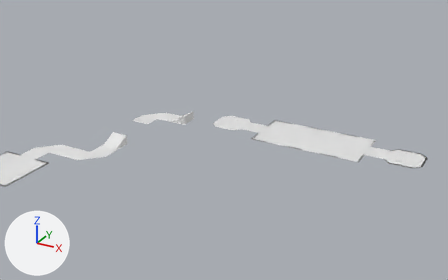
Before and after pictures for a commit that changed the FBX model StageData/Stage1/Stage_1_Ground.fbx.
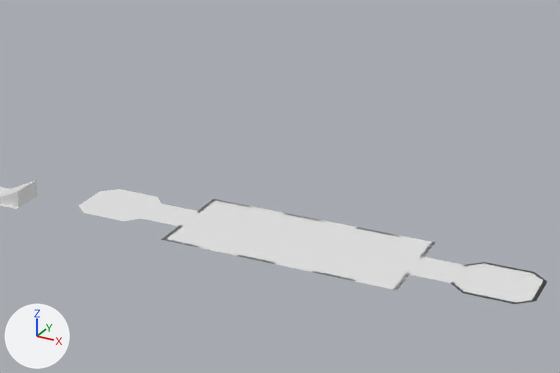
The first picture shows the older version from a 50 mm camera at (248.1, -171.6, 148.6) aimed at (84.2, 126.6, -0.5). The close-ups show both versions on the part from 39% to 97% of the width and 10% to 71% of the height of that picture; other places that the commit changed are outside them. Arrows for +X, +Y and +Z are at lower left; the lights stay in place. Where no turn or scale is listed for an object, it has been applied to the vertices. Vertices at the same position are counted once.

Names of what the first close-up shows: '平面.009', '平面.010', '平面.011', '平面.013', '平面.014', '平面.015'.
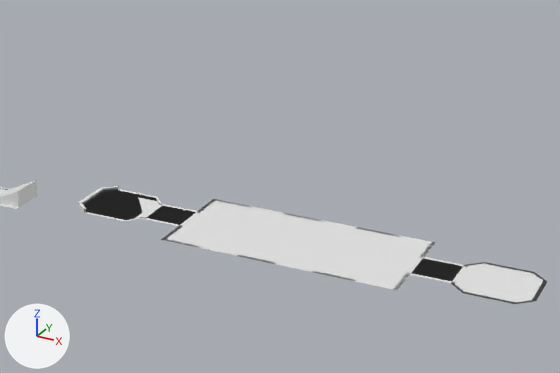
Diff of the bpy script that builds the scene:
```diff
--- a/StageData/Stage1/Stage_1_Ground.fbx.py
+++ b/StageData/Stage1/Stage_1_Ground.fbx.py
@@ me_平面_006 @@
 me_平面_006.from_pydata(...)  # 8 vertices, 3 faces; spans x -5.0..5.0, y -6.0..6.0, z 0.0
 # used by ob_平面_015; location = (103.0, 130.0, 10.0)
 # verts and faces of me_平面_006; kept vertices keep their numbers, new ones are numbered from 8
 # before: 0 (-5.0, -5.0, 0.0) at pixel (145, 217), 1 (5.0, -5.0, 0.0) at pixel (179, 224), 2 (-5.0, 5.0, 0.0) at pixel (162, 205), 3 (5.0, 5.0, 0.0) at pixel (196, 212)
+# me_平面_006 part 3
+delete_faces([(0, 2, 3, 1)])
+faces += [(0, 1, 3, 2)]
@@ me_平面_011 @@
 me_平面_011.from_pydata(...)  # 8 vertices, 3 faces; spans x -5.0..5.0, y -6.0..6.0, z 0.0
 # used by ob_平面_014; location = (175.0, 130.0, 10.0)
 # verts and faces of me_平面_011; kept vertices keep their numbers, new ones are numbered from 8
 # before: 0 (-5.0, -5.0, 0.0) at pixel (410, 273), 1 (5.0, -5.0, 0.0) at pixel (451, 281), 2 (-5.0, 5.0, 0.0) at pixel (423, 258), 3 (5.0, 5.0, 0.0) at pixel (463, 266)
+# me_平面_011 part 1
+delete_faces([(0, 2, 3, 1)])
+faces += [(0, 1, 3, 2)]
@@ me_平面_018 @@
 # used by ob_平面_010; location = (88.0, 130.0, 10.0)
-me_平面_018.from_pydata(...)  # 20 vertices, 11 faces; spans x -10.0..10.0, y -10.0..10.0, z 0.0
+me_平面_018.from_pydata(...)  # 28 vertices, 20 faces; spans x -10.0..10.0, y -10.0..10.0, z 0.0..1.0
+# me_平面_018 part 2
+# 2 faces are deleted
+# 8 new vertices lie (0.0, 0.0, 1.0) away from vertices in x -10.0..-6.0, y -10.0..10.0, z 0.0
+# 11 new faces join them
```

What differs and where, as boxes [x1, y1, x2, y2] in the close-ups (560 x 373 px; the box of a moved part takes in the faces that stretch with it):
'平面.010', reshaped (9% taller): before [79, 189, 164, 221]; after [79, 186, 164, 221]
part 1 of me_平面_011, moved or reshaped: [411, 258, 463, 282] in both
part 2 of me_平面_018, built on: before [82, 190, 163, 220]; after [79, 186, 163, 220]
part 3 of me_平面_006, moved or reshaped: [146, 206, 196, 225] in both
